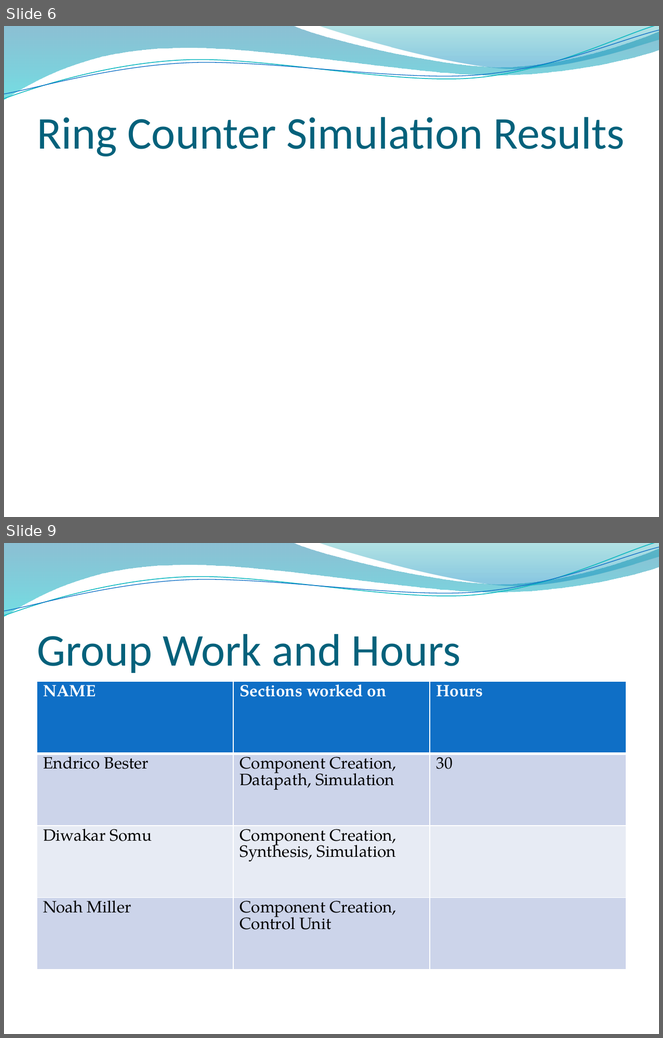
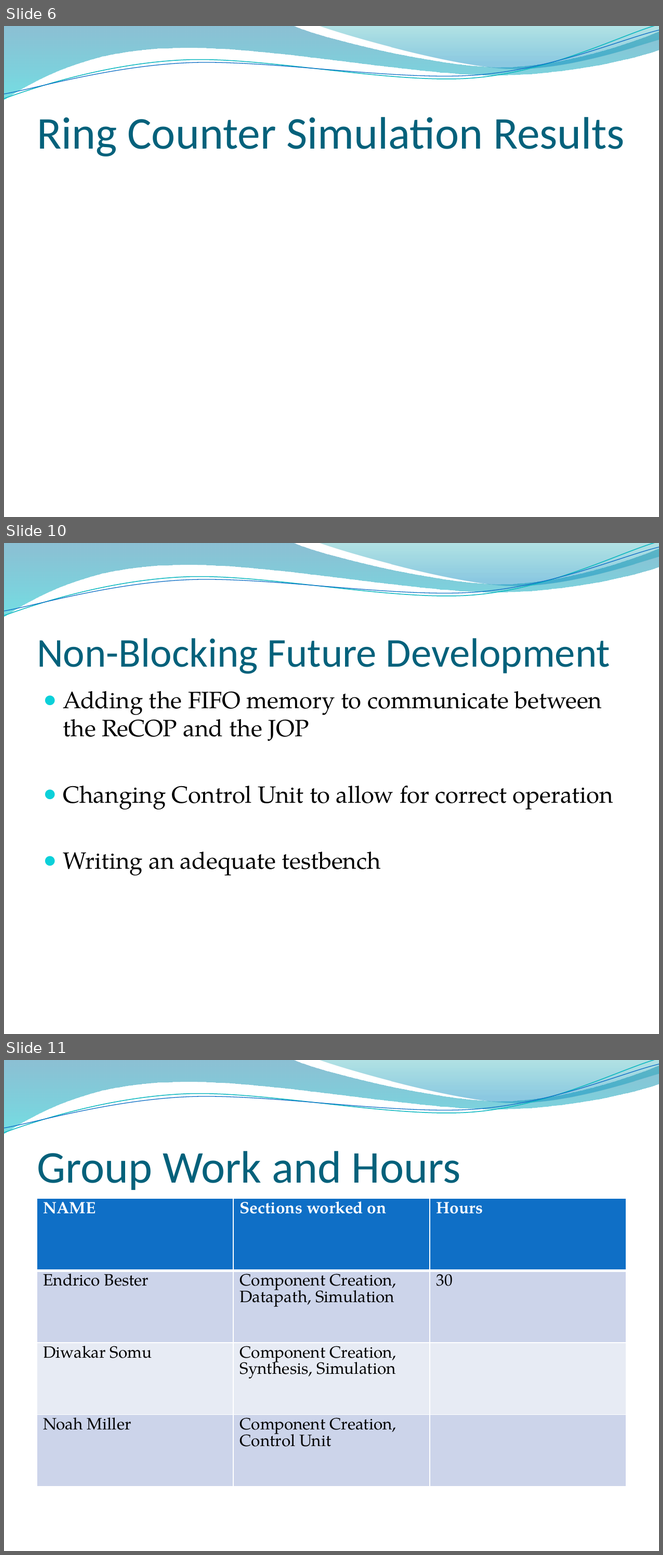
Before and after one commit to Endrico/CS701Proj, a slide deck: PhaseII/Presentation/COMPSYS701-phase2.pptx. Shown one above the other, each under a label of ours: slides 6 and 9 before the commit, slides 6, 10 and 11 after it; the slides between them are not shown. The pictures are 663x1038 and 663x1555 pixels, drawn with LibreOffice and Linux fonts; fonts in the diff are those of the drawing; background and template pictures are left out. Boxes give left, top, right and bottom in pixels: in the first picture for what was removed or moved away, otherwise in the second. Text is boxed around its words. In the diff, an @@ line names an element or a change of style, - is before the commit and + after.

Commit message:
Updated presentation, Blocking data call working
added some slides to the presentation to talk about, blocking data calls
are now working. need to do testing and get the blocking calls working
on the board.

```diff
--- a/PhaseII/Presentation/COMPSYS701-phase2.pptx
+++ b/PhaseII/Presentation/COMPSYS701-phase2.pptx
@@ slide 10 added at (x1=4, y1=543, x2=659, y2=1034), background picture (left out); not listed: 4 template elements that a slide beside it also shows @@
@@ title added at (x1=37, y1=638, x2=610, y2=674), 45 pt, text #04617B @@
+Non-Blocking Future Development
@@ text added at (x1=63, y1=691, x2=613, y2=876), 26 pt, text #000000 @@
+● Adding the FIFO memory to communicate between the ReCOP and the JOP
+● Changing Control Unit to allow for correct operation
+● Writing an adequate testbench
@@ what was slide 9 is now slide 11 @@
```
Also in this commit, not shown: 2 slides changed, 1 other slide added, 19 other files.
